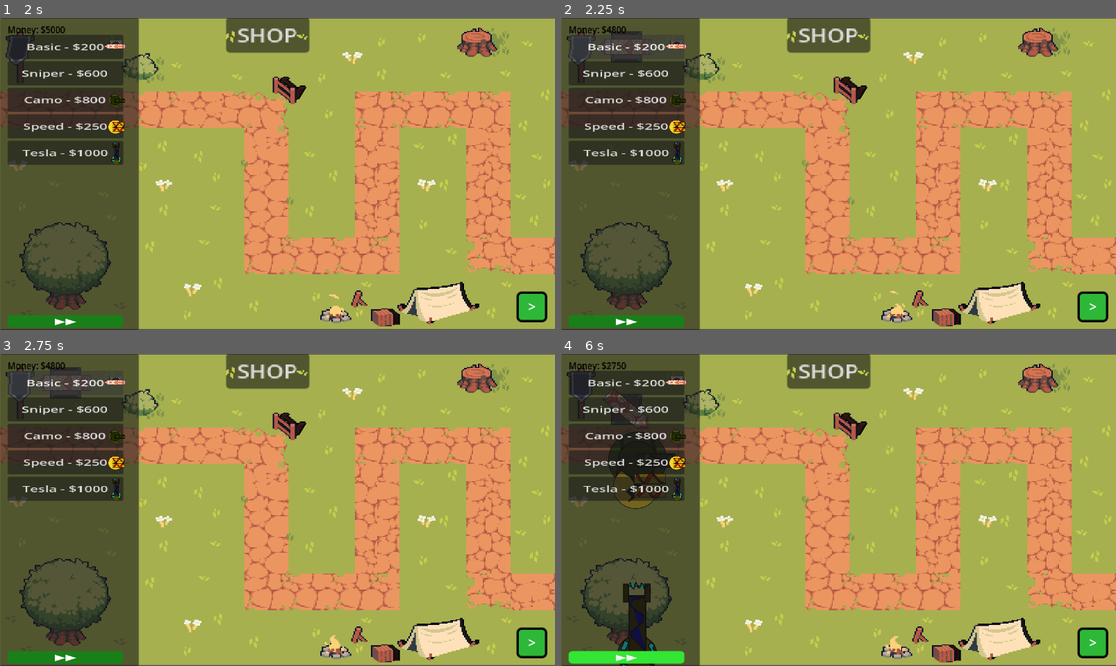
Above: before the commit, frames 1-4 (two rows, left to right).
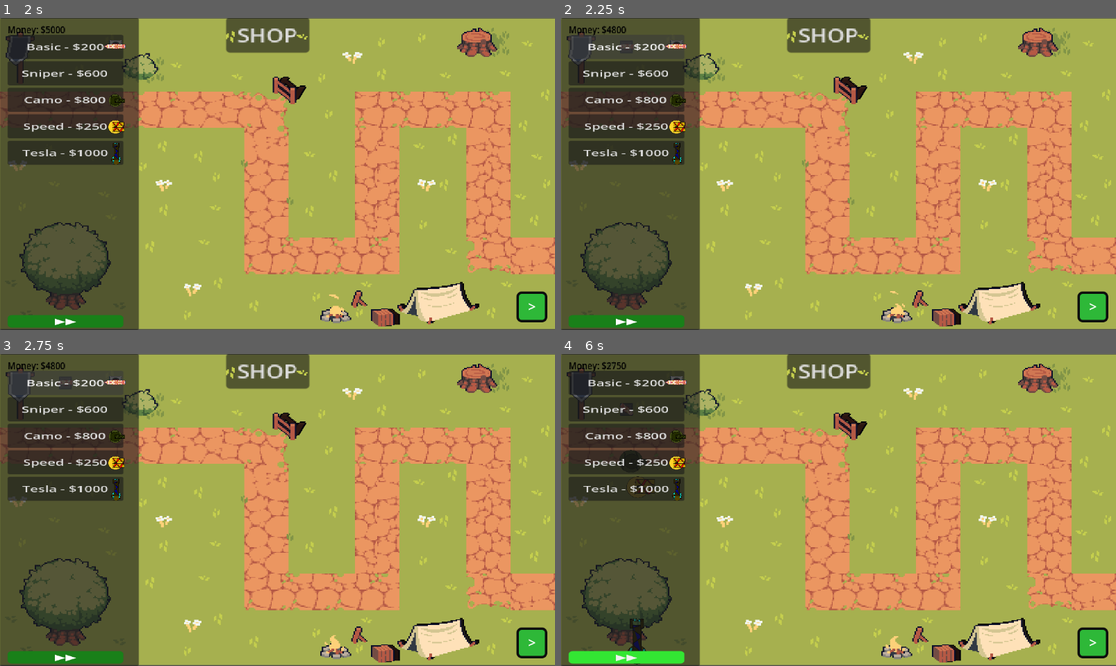
Above: after the commit, the same moments.

Repository: Matthewfrogman/Battle_towers
Game: Godot game, scene res://scenes/main_menu.tscn
Same seed, same stepped clock (60 frames per second), same inputs: the game is played once before the commit and once after it.
Inputs:
- Up to frame 1 (2 s): click "PLAY" at 0.5 s; click "PLAY" at 1.25 s
- Up to frame 2 (2.25 s): click "Basic - $200" at 2 s
- Up to frame 3 (2.75 s): no input
- Up to frame 4 (6 s): click "Sniper - $600" at 2.75 s; click "Camo - $800" at 3.5 s; click "Speed - $250" at 4.25 s; click "Tesla - $1000" at 5 s; click "▶▶" at 5.75 s

Frame 1 is identical in both runs. In frame 2, 0.2% of the frame differs, in the area x 7-17%, y 4-15%; in frame 3, 0.2%; in frame 4, 2.0%, in the area x 8-21%, y 11-100%.

Commit message:
size changes

Diff:
--- a/Towers/basic_tower.tscn
+++ b/Towers/basic_tower.tscn
@@ -16,12 +16,14 @@
 bullet_scene = ExtResource("3_5l8tq")
 
 [node name="Footprint" parent="." index="0" unique_id=2093572891]
-position = Vector2(0, 0)
+position = Vector2(-0.5, -0.5)
 
 [node name="Base" type="Sprite2D" parent="." index="3" unique_id=202278920]
+scale = Vector2(0.4, 0.4)
 texture = ExtResource("2_2rreo")
 
 [node name="Cannon" parent="." index="4" unique_id=1115548727]
+scale = Vector2(0.3, 0.3)
 texture = ExtResource("5_5l8tq")
 
 [node name="Marker2D" parent="Cannon" index="0" unique_id=1260253367]
--- a/Towers/camo_tower.tscn
+++ b/Towers/camo_tower.tscn
@@ -6,30 +6,30 @@
 [ext_resource type="Texture2D" uid="uid://bs885t7hk4eqn" path="res://Towers/Images/camo_head.png" id="4_gensx"]
 
 [sub_resource type="RectangleShape2D" id="RectangleShape2D_d3qwo"]
-size = Vector2(88, 78)
+size = Vector2(61, 63)
 
 [sub_resource type="CircleShape2D" id="CircleShape2D_p54iu"]
-radius = 60.40695
+radius = 29.427877
 
 [node name="Tower" unique_id=598119214 instance=ExtResource("1_d3qwo")]
 script = ExtResource("2_p54iu")
 
 [node name="Footprint" parent="." index="0" unique_id=2093572891]
-position = Vector2(22, -6)
+position = Vector2(8.5, -2.5)
 shape = SubResource("RectangleShape2D_d3qwo")
 
 [node name="CollisionShape2D" parent="Range" parent_id_path=PackedInt32Array(2002503009) index="0" unique_id=1624539430]
-position = Vector2(22, -6)
+position = Vector2(11, -2)
 shape = SubResource("CircleShape2D_p54iu")
 
 [node name="camo_base" type="Sprite2D" parent="." index="3" unique_id=202278920]
-scale = Vector2(0.5, 0.5)
+scale = Vector2(0.2, 0.2)
 texture = ExtResource("3_kwly8")
 
 [node name="camo_cannon" type="Sprite2D" parent="." index="4" unique_id=725065622]
 z_index = 1
-position = Vector2(13.000002, -16)
-scale = Vector2(0.75, 0.75)
+position = Vector2(7.000001, -6)
+scale = Vector2(0.3, 0.3)
 texture = ExtResource("4_gensx")
 offset = Vector2(1, 18)
 
--- a/Towers/speed_tower.tscn
+++ b/Towers/speed_tower.tscn
@@ -6,35 +6,34 @@
 [ext_resource type="Texture2D" uid="uid://bna63qbsmfinq" path="res://Towers/Images/speedtower_guns.png" id="4_y48k1"]
 
 [sub_resource type="RectangleShape2D" id="RectangleShape2D_d3qwo"]
-size = Vector2(88, 78)
+size = Vector2(72, 65)
 
 [sub_resource type="CircleShape2D" id="CircleShape2D_wuvjc"]
-radius = 40.012497
+radius = 27.0
 
 [node name="Tower" unique_id=598119214 instance=ExtResource("1_0cntj")]
-range = 5
 cooldown = 0.5
 attack = 7
 bullet_speed = 300
 bullet_scene = ExtResource("2_wuvjc")
 
 [node name="Footprint" parent="." index="0" unique_id=2093572891]
-position = Vector2(22, -6)
+position = Vector2(20, -5)
 shape = SubResource("RectangleShape2D_d3qwo")
 
 [node name="CollisionShape2D" parent="Range" parent_id_path=PackedInt32Array(2002503009) index="0" unique_id=1624539430]
-position = Vector2(22, -6)
+position = Vector2(20, -5)
 shape = SubResource("CircleShape2D_wuvjc")
 
 [node name="speed_base" type="Sprite2D" parent="." index="3" unique_id=202278920]
-position = Vector2(20, 29)
-scale = Vector2(0.4, 0.4)
+position = Vector2(24, 13)
+scale = Vector2(0.2, 0.2)
 texture = ExtResource("3_wuvjc")
 
 [node name="speed_cannon" type="Sprite2D" parent="." index="4" unique_id=725065622]
 z_index = 1
-position = Vector2(49, -15)
-scale = Vector2(0.5, 0.5)
+position = Vector2(39, -10)
+scale = Vector2(0.3, 0.3)
 texture = ExtResource("4_y48k1")
 offset = Vector2(1, 18)
 
--- a/Towers/tesla.tscn
+++ b/Towers/tesla.tscn
@@ -6,16 +6,16 @@
 [ext_resource type="Texture2D" uid="uid://byxfvnhcq7bj3" path="res://Towers/Images/tesla.png" id="4_f6kqh"]
 
 [sub_resource type="RectangleShape2D" id="RectangleShape2D_d3qwo"]
-size = Vector2(88, 78)
+size = Vector2(64, 60)
 
 [sub_resource type="CircleShape2D" id="CircleShape2D_g8aik"]
-radius = 38.013157
+radius = 22.0
 
 [node name="Tower" unique_id=598119214 instance=ExtResource("1_58jxk")]
 script = ExtResource("2_gjwx0")
 
 [node name="Footprint" parent="." index="0" unique_id=2093572891]
-position = Vector2(22, -6)
+position = Vector2(22, -5)
 shape = SubResource("RectangleShape2D_d3qwo")
 
 [node name="CollisionShape2D" parent="Range" parent_id_path=PackedInt32Array(2002503009) index="0" unique_id=1624539430]
@@ -30,8 +30,8 @@
 
 [node name="tesla2" type="Sprite2D" parent="." index="4" unique_id=725065622]
 z_index = 1
-position = Vector2(17, 14)
-scale = Vector2(0.4, 0.4)
+position = Vector2(19, 4.000001)
+scale = Vector2(0.2, 0.2)
 texture = ExtResource("4_f6kqh")
 offset = Vector2(1, 18)
 
